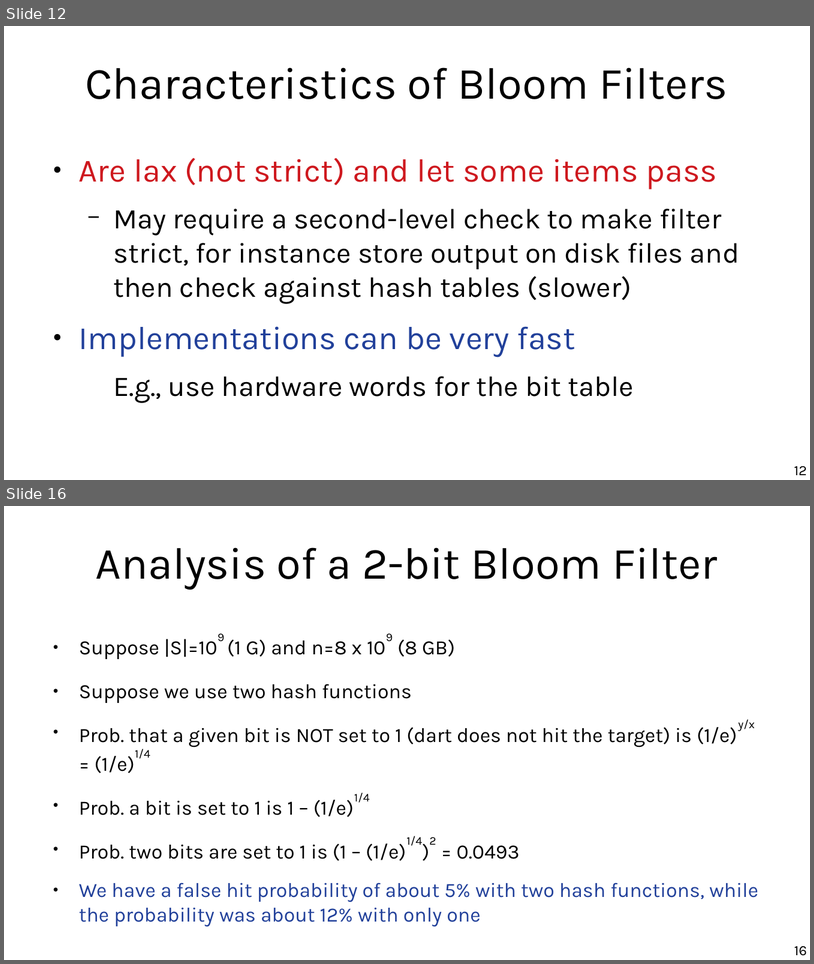
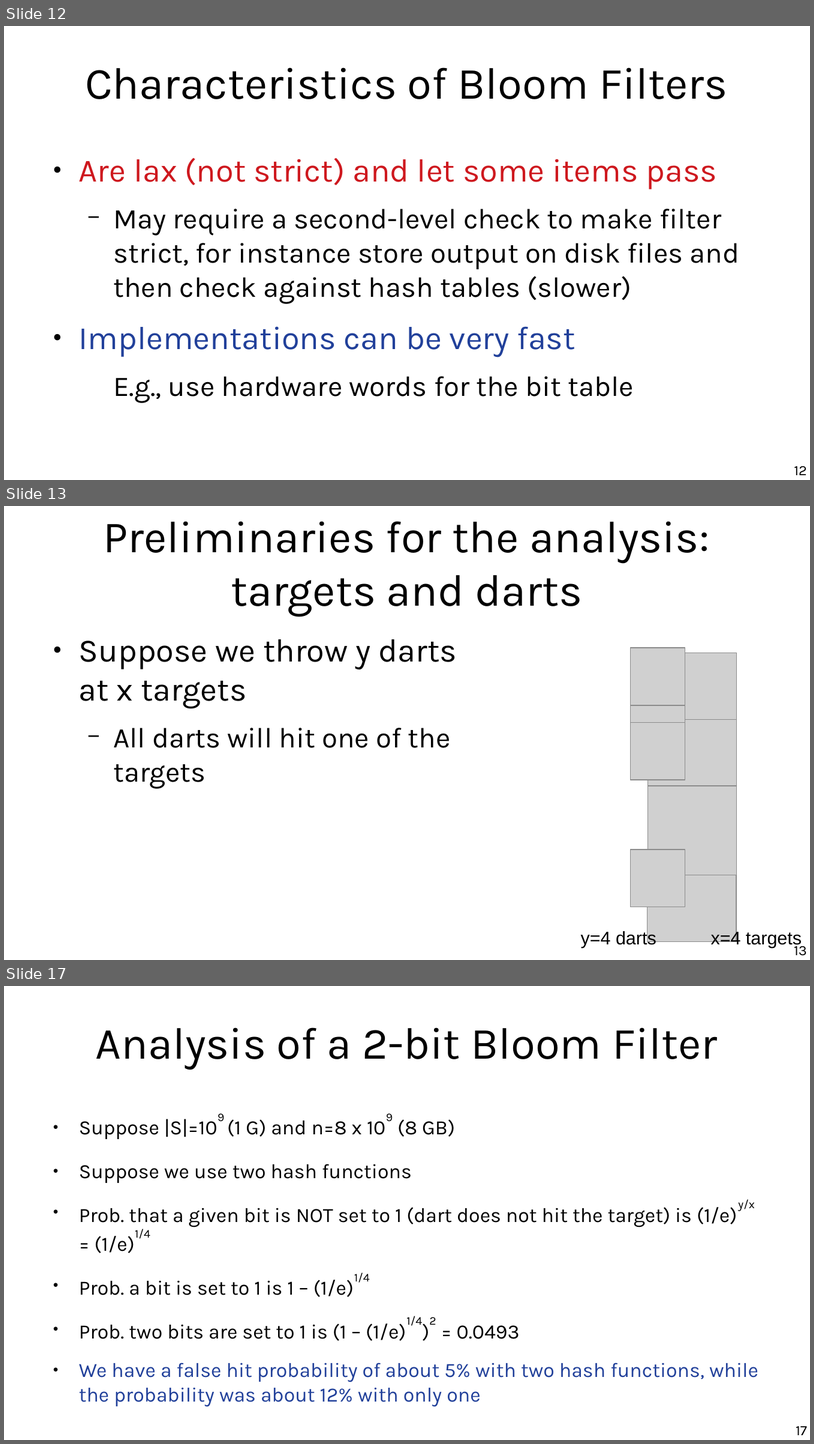
Before and after one commit to marco-calautti/data-mining-course, a slide deck: theory/odp/tt24_bloom_filters.odp. Shown one above the other, each under a label of ours: slides 12 and 16 before the commit, slides 12, 13 and 17 after it; the slides between them are not shown. The pictures are 814x964 and 814x1444 pixels, drawn with LibreOffice and Linux fonts; fonts in the diff are those of the drawing; grey boxes stand for pictures. Boxes give left, top, right and bottom in pixels: in the first picture for what was removed or moved away, otherwise in the second. Text is boxed around its words. In the diff, an @@ line names an element or a change of style, - is before the commit and + after.

```diff
--- a/theory/odp/tt24_bloom_filters.odp
+++ b/theory/odp/tt24_bloom_filters.odp
@@ slide 13 added at box(4, 506, 810, 960), background #FFFFFF @@
@@ title added at box(104, 521, 710, 616), 44 pt, text #000000 @@
+Preliminaries for the analysis:
+targets and darts
@@ text added at box(79, 639, 457, 788), 32 pt, text #000000 @@
+● Suppose we throw y darts at x targets
+  − All darts will hit one of the targets
@@ picture added at box(631, 648, 686, 705) @@
@@ picture added at box(648, 653, 738, 742) @@
@@ picture added at box(631, 705, 686, 762) @@
@@ picture added at box(648, 720, 738, 809) @@
@@ picture added at box(631, 723, 686, 780) @@
@@ picture added at box(648, 786, 738, 875) @@
@@ picture added at box(631, 849, 686, 906) @@
@@ picture added at box(648, 852, 737, 942) @@
@@ text added at box(581, 930, 657, 948), 18 pt, text #000000 @@
+y=4 darts
@@ text added at box(711, 930, 802, 948), 18 pt, text #000000 @@
+x=4 targets
@@ page number added at box(794, 942, 807, 955), 14 pt, text #000000 @@
+13
@@ what was slide 16 is now slide 17 @@
@@ page number at box(796, 1426, 807, 1435): text changed @@
-16
+17
```
Also in this commit, not shown: 3 slides changed, 1 other file.
